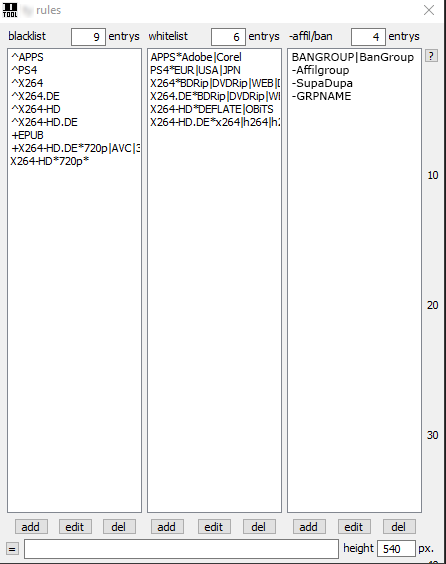
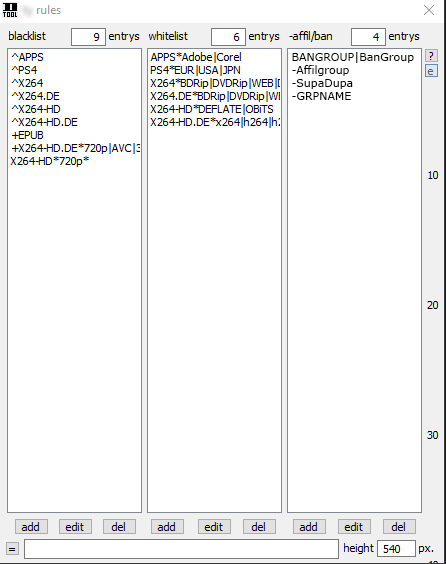
The second (446, 564) image is a revision of the first. Changes to its layers:
added layer "Ebene 1" (62%) above "Ebene 0" over (425, 64, 438, 77)
